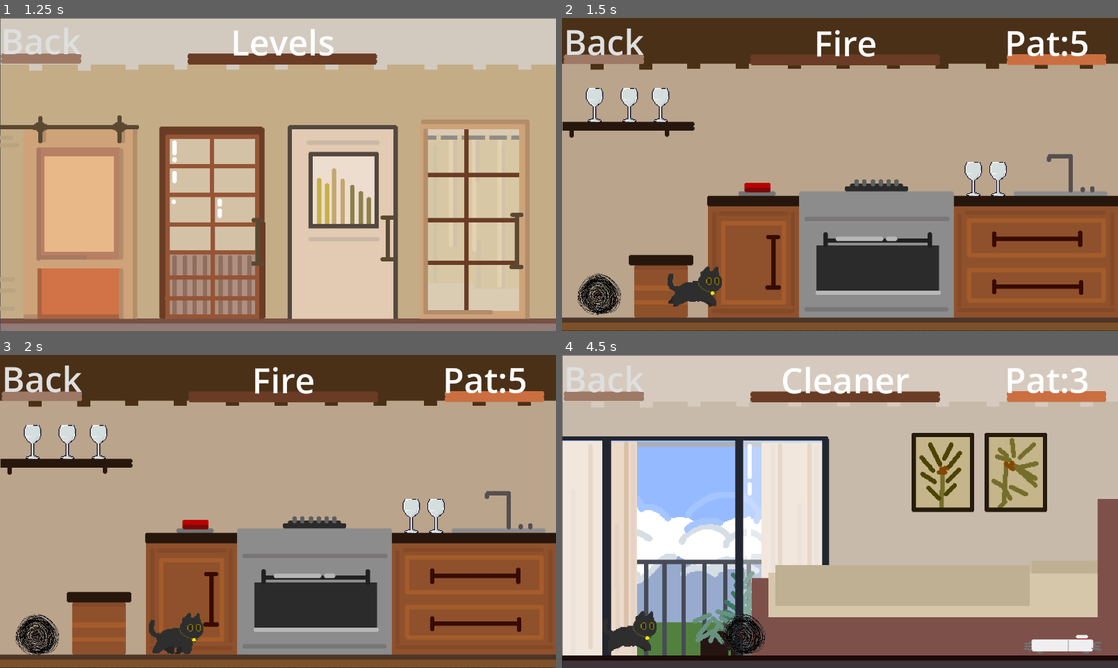
Above: before the commit, frames 1-4 (two rows, left to right).
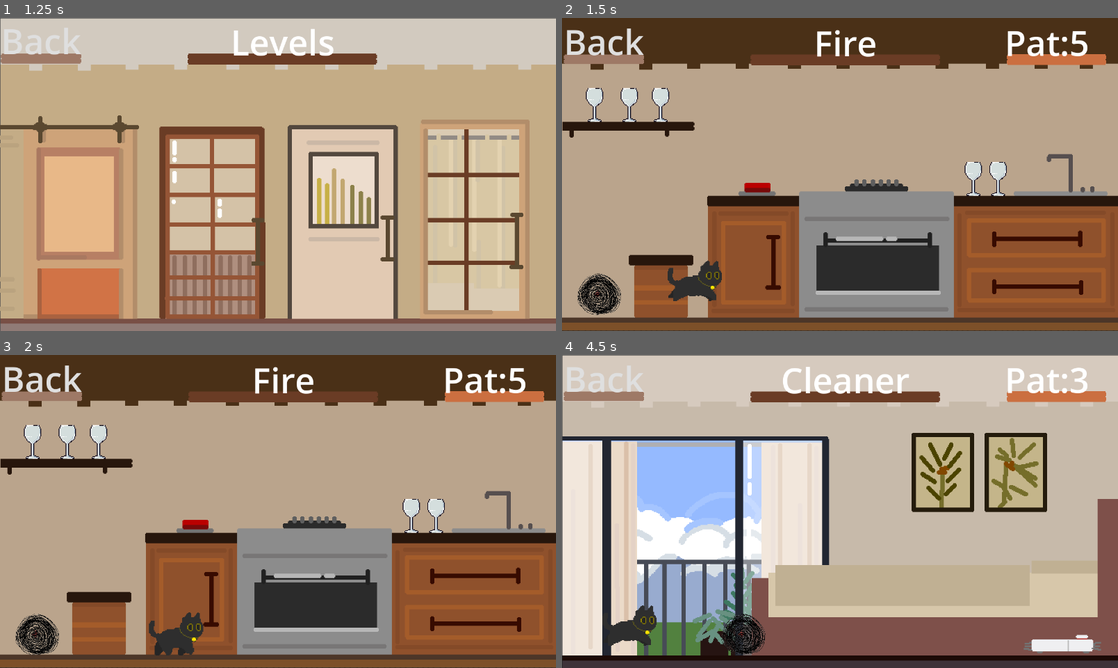
Above: after the commit, the same moments.

Repository: lzcm729/cat-and-string-ball
Game: Godot game, scene res://GUI/start_menu.tscn
The game is run twice, just before and just after one commit, with the same random seed, the same clock (stepped at 60 frames per second) and the same inputs. The engine's default icon, where the game draws it, is replaced by a stand-in: a white triangle on a blue panel in a dark square.
Inputs (mouse positions are in pixels of both pictures, inside the frame that each line leads up to):
- Up to frame 1 (1.25 s): click "Play" at 0.5 s
- Up to frame 2 (1.5 s): tap Enter (ui_accept) at 1.25 s; move the mouse to (639, 221) at 1.27 s; hold Right (move_right) from 1.28 s (still down); tap F (hit) at 1.35 s; click (639, 221) at 1.42 s
- Up to frame 3 (2 s): keep holding Right (move_right); tap Space (jump) at 1.52 s
- Up to frame 4 (4.5 s): release Right (move_right) at 2 s; click "Back" at 2 s; click "Back" at 2.75 s; click "Play" at 3.5 s; tap Enter (ui_accept) at 4.25 s; move the mouse to (773, 558) at 4.27 s; hold Right (move_right) from 4.28 s (still down); tap T at 4.35 s; click (773, 558) at 4.42 s

Frame 1 is identical in both runs. In frame 2, 0.5% of the frame differs, in the area x 19-29%, y 77-93%; in frame 3, 0.1%; in frame 4, 0.4%.

Commit message:
猫

Diff:
--- a/cat/Cat_new.tscn
+++ b/cat/Cat_new.tscn
@@ -205,8 +205,8 @@
 }]
 
 [sub_resource type="CapsuleShape2D" id="CapsuleShape2D_v3a83"]
-radius = 33.0
-height = 148.0
+radius = 19.0
+height = 88.0
 
 [sub_resource type="ConvexPolygonShape2D" id="ConvexPolygonShape2D_slokh"]
 points = PackedVector2Array(0, 0, -80, -30, -120, -30, -120, 30, -80, 30)
@@ -224,7 +224,7 @@
 animation_component = NodePath("AnimationComponent")
 
 [node name="AnimatedSprite2D" type="AnimatedSprite2D" parent="."]
-position = Vector2(-9.09495e-13, -14)
+position = Vector2(-1.83671e-40, -27)
 scale = Vector2(2.1568, 2.1568)
 sprite_frames = SubResource("SpriteFrames_eitv2")
 animation = &"run"
